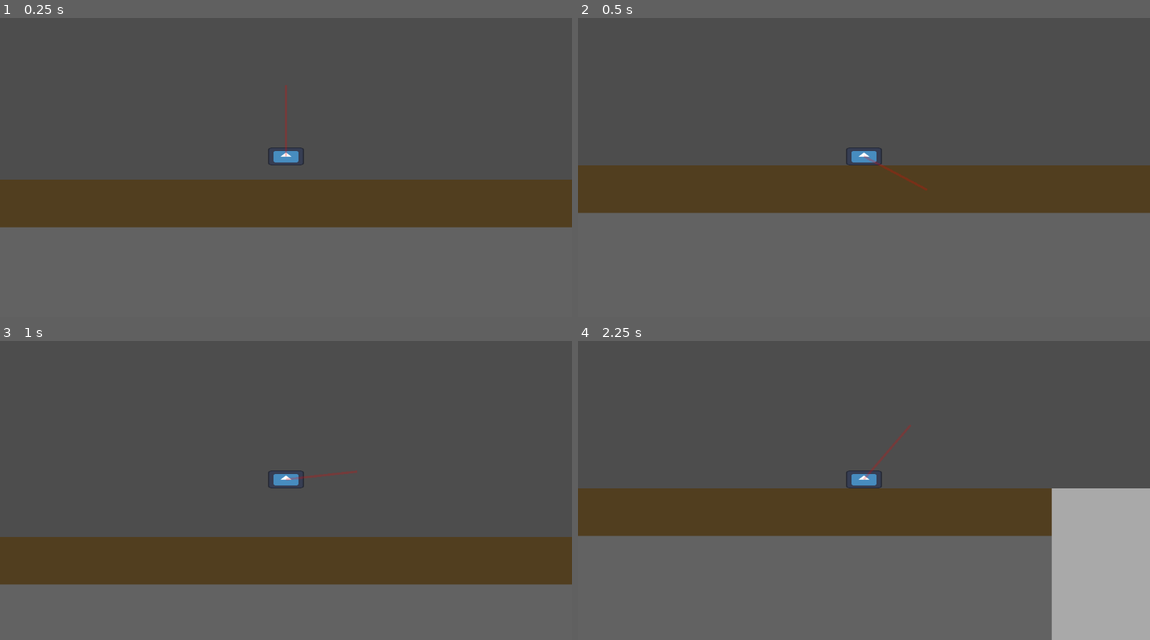
Above: before the commit, frames 1-4 (two rows, left to right).
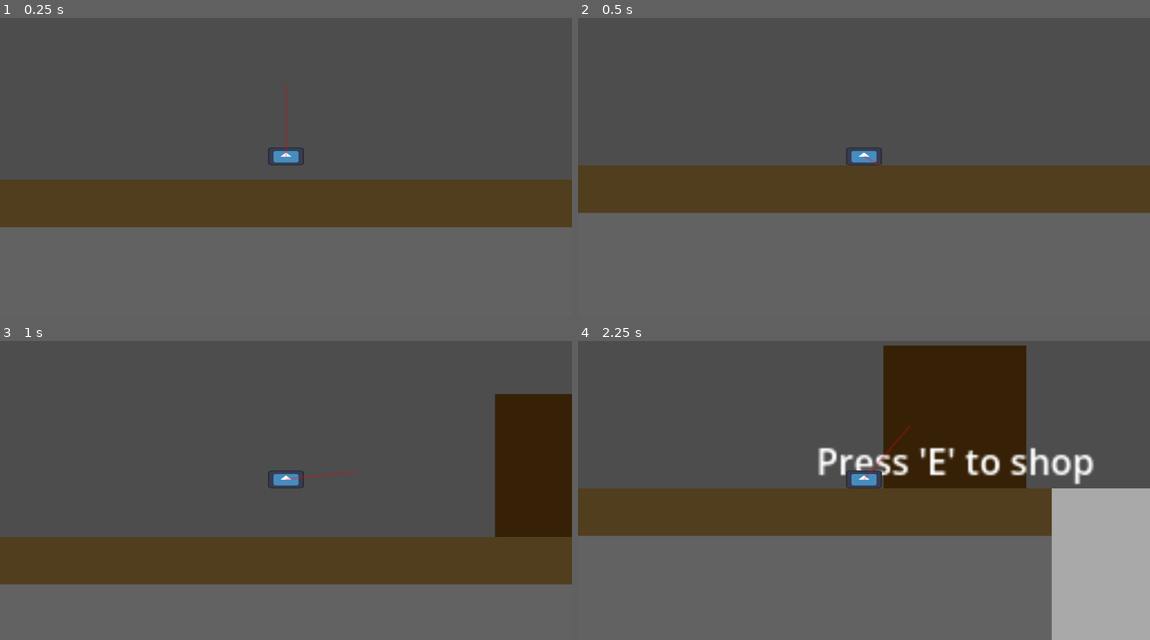
Above: after the commit, the same moments.

Repository: Vryllon/Meow_Miners
Game: Godot game, scene res://Scenes/levels/lobby.tscn
Two runs of this game, one before a commit and one after it. Both use one fixed random seed, a clock stepped at 60 frames per second and the inputs below. The project has no main scene, so this scene is started directly. The engine's default icon, where the game draws it, is replaced by a stand-in: a white triangle on a blue panel in a dark square.
Inputs (mouse positions are in pixels of both pictures, inside the frame that each line leads up to):
- Up to frame 1 (0.25 s): no input
- Up to frame 2 (0.5 s): no input
- Up to frame 3 (1 s): move the mouse to (411, 463) at 0.52 s; press the mouse at (411, 463) at 0.53 s; hold Right (move_right) from 0.53 s (still down); tap W (jump) at 0.77 s
- Up to frame 4 (2.25 s): move the mouse to (749, 496) at 1.27 s; release the mouse at (749, 496) at 1.28 s; click (749, 496) at 1.35 s; tap W (jump) at 1.52 s; tap E at 2 s; move the mouse to (921, 409) at 2.02 s; release Right (move_right) at 2.03 s; press the mouse at (921, 409) at 2.03 s; hold A (move_left) from 2.03 s (still down)

Frame 1 is identical in both runs. In frame 2, less than 0.1% of the frame differs, in the area x 52-62%, y 49-58%; in frame 3, 6.5%; in frame 4, 13%, in the area x 41-91%, y 1-50%.

Commit message:
Added Shop to Lobby
Added shop that is not interactable yet but with prompt interaction

Diff:
--- /dev/null
+++ b/meow-miners/Scenes/Areas/Shop/shop.tscn
@@ -0,0 +1,37 @@
+[gd_scene format=3 uid="uid://4lcolas6fsjn"]
+
+[ext_resource type="Script" uid="uid://ujkgta1u5un3" path="res://Scripts/Areas/Shop/shop.gd" id="1_dbqsf"]
+
+[sub_resource type="Gradient" id="Gradient_b2hni"]
+offsets = PackedFloat32Array(0)
+colors = PackedColorArray(0.21384564, 0.13295785, 0.024395829, 1)
+
+[sub_resource type="GradientTexture2D" id="GradientTexture2D_dbqsf"]
+gradient = SubResource("Gradient_b2hni")
+
+[sub_resource type="RectangleShape2D" id="RectangleShape2D_b2hni"]
+size = Vector2(64, 64)
+
+[node name="Shop" type="Node2D" unique_id=2014613424]
+top_level = true
+script = ExtResource("1_dbqsf")
+
+[node name="Sprite2D" type="Sprite2D" parent="." unique_id=2121930330]
+texture = SubResource("GradientTexture2D_dbqsf")
+
+[node name="Interaction_Area" type="Area2D" parent="." unique_id=315752087]
+
+[node name="CollisionShape2D" type="CollisionShape2D" parent="Interaction_Area" unique_id=476042216]
+show_behind_parent = true
+shape = SubResource("RectangleShape2D_b2hni")
+
+[node name="Interaction_Instruction" type="Label" parent="." unique_id=1135128471]
+visible = false
+offset_left = -62.0
+offset_top = 8.0
+offset_right = 63.0
+offset_bottom = 32.0
+text = "Press 'E' to shop"
+
+[connection signal="body_entered" from="Interaction_Area" to="." method="_on_interaction_area_body_entered"]
+[connection signal="body_exited" from="Interaction_Area" to="." method="_on_interaction_area_body_exited"]
--- a/meow-miners/Scenes/levels/lobby.tscn
+++ b/meow-miners/Scenes/levels/lobby.tscn
@@ -2,6 +2,7 @@
 
 [ext_resource type="PackedScene" uid="uid://gtsqfgxfi0sy" path="res://Scenes/Characters/player.tscn" id="1_b7rcr"]
 [ext_resource type="PackedScene" uid="uid://cvhe3r4kwk3ky" path="res://Scenes/Areas/Mining/mining_area.tscn" id="1_fmxxw"]
+[ext_resource type="PackedScene" uid="uid://4lcolas6fsjn" path="res://Scenes/Areas/Shop/shop.tscn" id="3_1dxtr"]
 
 [sub_resource type="RectangleShape2D" id="RectangleShape2D_3ggjv"]
 size = Vector2(64, 64)
@@ -15,7 +16,12 @@
 
 [node name="Lobby" type="Node2D" unique_id=703698166]
 
+[node name="Player" parent="." unique_id=840833898 instance=ExtResource("1_b7rcr")]
+position = Vector2(0, -60)
+scale = Vector2(0.75, 0.75)
+
 [node name="Mining_Area" parent="." unique_id=605624765 instance=ExtResource("1_fmxxw")]
+show_behind_parent = true
 position = Vector2(1442, 8000)
 
 [node name="Ground" type="StaticBody2D" parent="." unique_id=1873557120]
@@ -28,6 +34,8 @@
 [node name="Sprite2D" type="Sprite2D" parent="Ground" unique_id=1214904128]
 texture = SubResource("GradientTexture2D_lhwll")
 
-[node name="Player" parent="." unique_id=840833898 instance=ExtResource("1_b7rcr")]
-position = Vector2(0, -60)
-scale = Vector2(0.75, 0.75)
+[node name="Shop" parent="." unique_id=2014613424 instance=ExtResource("3_1dxtr")]
+show_behind_parent = true
+top_level = false
+position = Vector2(512, -96)
+scale = Vector2(3, 3)
--- /dev/null
+++ b/meow-miners/Scripts/Areas/Shop/shop.gd
@@ -0,0 +1,13 @@
+extends Node2D
+
+
+func handle_player(enter: bool) -> void:
+	$Interaction_Instruction.visible = enter
+
+func _on_interaction_area_body_entered(body: Node2D) -> void:
+	if body.name.contains("Player"):
+		handle_player(true)
+
+func _on_interaction_area_body_exited(body: Node2D) -> void:
+	if body.name.contains("Player"):
+		handle_player(false)
Not shown, added: meow-miners/Scripts/Areas/Shop/shop.gd.uid
